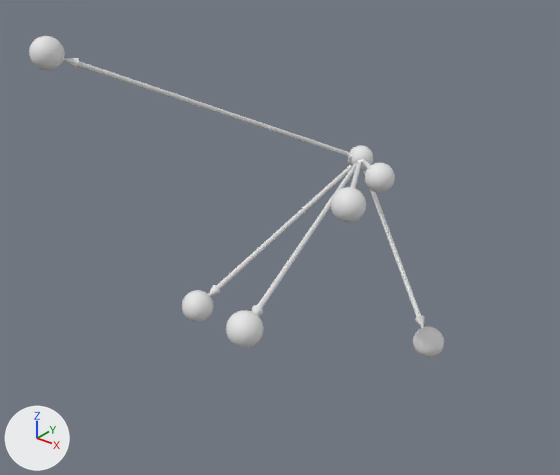
Before and after pictures for a commit that changed the OBJ model 资本的生产过程/价值形式理论/价值形式/datas_graphs_generated/total.obj.
Rendered twice from a 50 mm lens placed at (17.5, -21.4, 14.1), pointed at (-0.1, 0.7, 0.4). The axes (+X, +Y, +Z) are drawn at lower left. The lights are the same throughout. The first picture is the older version. Where no turn or scale is listed for an object, it has been applied to the vertices.

The first picture shows 'total'.
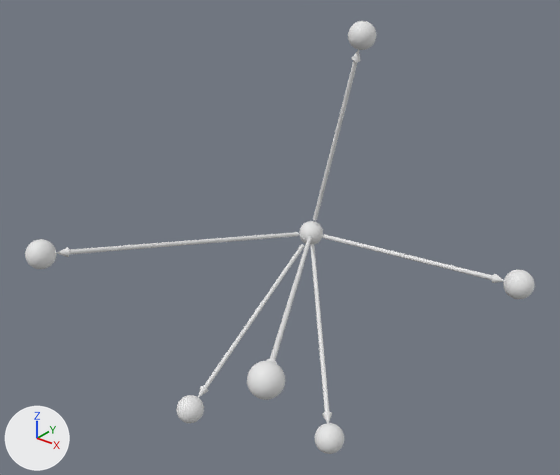
What differs and where, as boxes [x1, y1, x2, y2] in the pictures (560 x 475 px; the box of a moved part takes in the faces that stretch with it):
'total', reshaped (23% wider, 35% taller): before [29, 36, 444, 357]; after [25, 21, 535, 454]
part 1 of me_total, moved or reshaped (not visible before): after [322, 412, 332, 423]
part 2 of me_total, moved or reshaped: before [415, 316, 424, 328]; after [57, 247, 69, 257]
part 3 of me_total, moved or reshaped (not visible before): after [492, 274, 504, 283]
part 4 of me_total, moved or reshaped: before [209, 285, 220, 296]; after [351, 50, 360, 62]
part 5 of me_total, moved or reshaped: before [64, 58, 79, 68]; after [266, 359, 277, 364]
part 6 of me_total, moved or reshaped: before [252, 305, 263, 316]; after [198, 386, 208, 398]
part 7 of me_total, moved or reshaped: before [362, 159, 371, 169]; after [310, 244, 330, 412]
part 8 of me_total, moved or reshaped: before [363, 170, 421, 317]; after [69, 232, 299, 254]
part 9 of me_total, moved or reshaped: before [350, 159, 362, 188]; after [323, 234, 493, 280]
part 10 of me_total, moved or reshaped: before [216, 165, 352, 289]; after [313, 61, 358, 221]
part 11 of me_total, moved or reshaped: before [77, 61, 349, 156]; after [270, 236, 312, 360]
part 12 of me_total, moved or reshaped: before [258, 163, 357, 308]; after [203, 244, 305, 389]
part 13 of me_total, moved or reshaped: before [365, 163, 395, 192]; after [315, 423, 344, 454]
part 14 of me_total, moved or reshaped: before [413, 327, 444, 357]; after [25, 239, 56, 269]
part 15 of me_total, moved or reshaped: before [331, 187, 366, 223]; after [503, 270, 535, 299]
part 16 of me_total, moved or reshaped: before [182, 290, 213, 322]; after [348, 21, 376, 50]
part 17 of me_total, moved or reshaped: before [29, 36, 65, 71]; after [247, 361, 285, 400]
part 18 of me_total, moved or reshaped: before [226, 310, 263, 348]; after [176, 395, 204, 423]
part 19 of me_total, moved or reshaped: before [348, 145, 373, 171]; after [299, 221, 323, 245]

The change, as a diff of the scene's bpy script:
```diff
--- a/资本的生产过程/价值形式理论/价值形式/datas_graphs_generated/total.obj.py
+++ b/资本的生产过程/价值形式理论/价值形式/datas_graphs_generated/total.obj.py
@@ me_total @@
-me_total.from_pydata(...)  # 6800 vertices, 12378 faces; spans x -6.71..6.59, y -6.18..8.52, z -3.54..8.54
+me_total.from_pydata(...)  # 6800 vertices, 12378 faces; spans x -7.89..8.52, y -6.67..7.67, z -8.03..8.0
+# me_total part 1: the loose piece of 51 vertices spanning x 1.56..2.03, y 4.34..4.84, z 2.2..2.59 is multiplied about its middle by the matrix ((0.838, 0.053, 0.543), (0.091, 0.968, -0.235), (-0.538, 0.246, 0.806)), then moved by (1.28, -4.83, -8.88)
+# me_total part 2: the loose piece of 51 vertices spanning x 5.08..5.57, y 2.68..3.12, z -2.68..-2.28 is multiplied about its middle by the matrix ((0.394, 0.904, 0.166), (-0.779, 0.232, 0.582), (0.488, -0.359, 0.796)), then moved by (-12.3, -7.67, 2.21)
+# me_total part 3: the loose piece of 51 vertices spanning x 3.47..3.89, y -0.51..0.02, z 3.15..3.54 is multiplied about its middle by the matrix ((0.597, -0.798, 0.08), (0.793, 0.602, 0.097), (-0.125, 0.005, 0.992)), then moved by (3.3, 6.28, -4.78)
+# me_total part 4: the loose piece of 51 vertices spanning x -1.04..-0.64, y -2.89..-2.35, z -1.08..-0.69 is multiplied about its middle by the matrix ((-0.191, -0.036, -0.981), (0.977, 0.09, -0.193), (0.095, -0.995, 0.018)), then moved by (-0.04, 9.47, 7.45)
+# me_total part 5: the loose piece of 51 vertices spanning x -5.93..-5.56, y -4.5..-3.97, z 7.3..7.69 is multiplied about its middle by the matrix ((0.488, -0.863, -0.133), (0.756, 0.494, -0.43), (0.437, 0.11, 0.893)), then moved by (10.03, -0.99, -8.2)
+# me_total part 6: the loose piece of 51 vertices spanning x 2.89..3.27, y -5.01..-4.47, z 0.45..0.85 is multiplied about its middle by the matrix ((0.896, 0.206, 0.393), (-0.075, 0.943, -0.323), (-0.437, 0.26, 0.861)), then moved by (-5.75, 3.0, -7.66)
+# me_total part 7: the loose piece of 100 vertices spanning x -0.61..1.95, y 4.46..7.36, z 1.57..2.54 is multiplied about its middle by the matrix ((1.545, -0.625, 0.554), (-0.629, 1.722, -0.639), (-0.721, 0.829, 0.722)), then moved by (-0.44, -2.83, -6.82)
+# me_total part 8: the loose piece of 100 vertices spanning x -0.55..5.47, y 2.74..7.53, z -2.66..1.21 is multiplied about its middle by the matrix ((0.31, 0.969, 0.24), (-1.067, 0.455, 0.755), (0.533, -0.42, 0.76)), then moved by (-7.72, -4.44, -0.69)
+# me_total part 9: the loose piece of 100 vertices spanning x -0.75..3.85, y -0.35..7.26, z 1.56..3.49 is multiplied about its middle by the matrix ((0.634, -0.871, 0.074), (0.874, 0.635, -0.007), (-0.038, 0.064, 1.077)), then moved by (0.79, 3.08, -4.53)
+# me_total part 10: the loose piece of 100 vertices spanning x -1.16..-0.73, y -2.67..7.12, z -1.04..1.4 is multiplied about its middle by the matrix ((0.084, 0.004, -0.989), (0.996, 0.024, 0.084), (0.021, -0.883, 0.055)), then moved by (-0.98, 4.73, 2.16)
+# me_total part 11: the loose piece of 100 vertices spanning x -5.92..-1.27, y -4.34..7.26, z 1.76..7.68 is multiplied about its middle by the matrix ((0.615, -0.778, 0.154), (0.783, 0.587, -0.254), (0.104, 0.269, 0.958)), then moved by (4.33, -0.96, -6.35)
+# me_total part 12: the loose piece of 100 vertices spanning x -0.91..3.26, y -4.8..7.15, z 0.54..1.54 is multiplied about its middle by the matrix ((0.961, 0.272, 0.028), (-0.146, 0.658, -0.397), (-0.082, 0.244, 0.917)), then moved by (-4.07, 1.09, -6.12)
+# me_total part 13: the loose piece of 842 vertices spanning x 1.82..3.02, y 3.3..4.5, z 2.02..3.21 is moved by (1.27, -4.81, -9.43)
+# me_total part 14: the loose piece of 842 vertices spanning x 5.39..6.59, y 1.75..2.95, z -3.54..-2.35 is moved by (-13.29, -8.03, 2.83)
+# me_total part 15: the loose piece of 842 vertices spanning x 3.59..4.79, y -1.61..-0.41, z 2.97..4.16 is moved by (3.73, 7.01, -4.85)
+# me_total part 16: the loose piece of 842 vertices spanning x -1.41..-0.21, y -4.07..-2.87, z -1.73..-0.54 is moved by (0.2, 10.32, 8.54)
+# me_total part 17: the loose piece of 842 vertices spanning x -6.71..-5.51, y -5.6..-4.4, z 7.35..8.54 is moved by (10.82, -1.06, -8.49)
+# me_total part 18: the loose piece of 842 vertices spanning x 2.83..4.03, y -6.18..-4.98, z -0.01..1.18 is moved by (-5.99, 3.04, -8.02)
+# me_total part 19: the loose piece of 842 vertices spanning x -1.68..-0.48, y 7.32..8.52, z 0.9..2.09 is moved by (-2.15, -0.86, -4.22)
```
